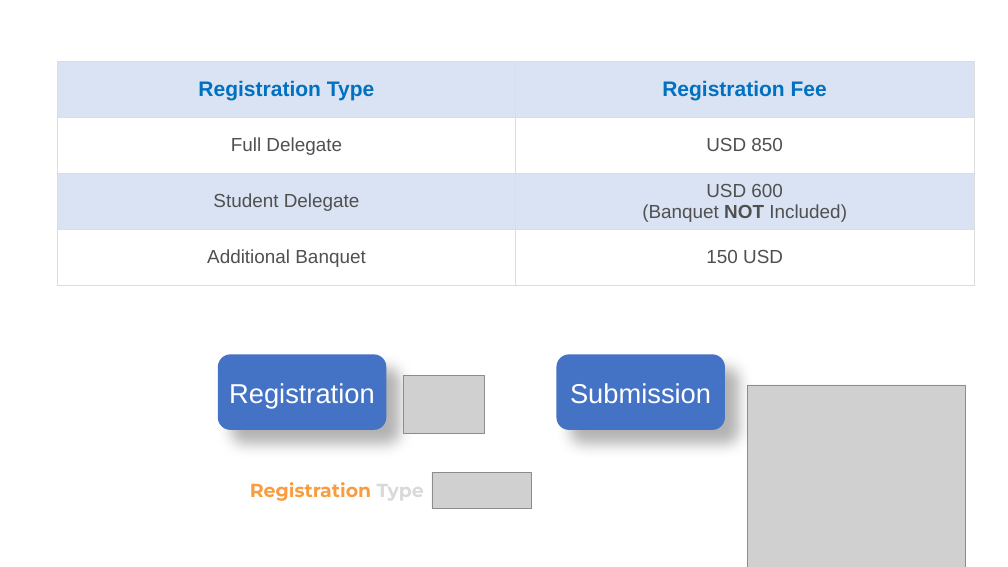
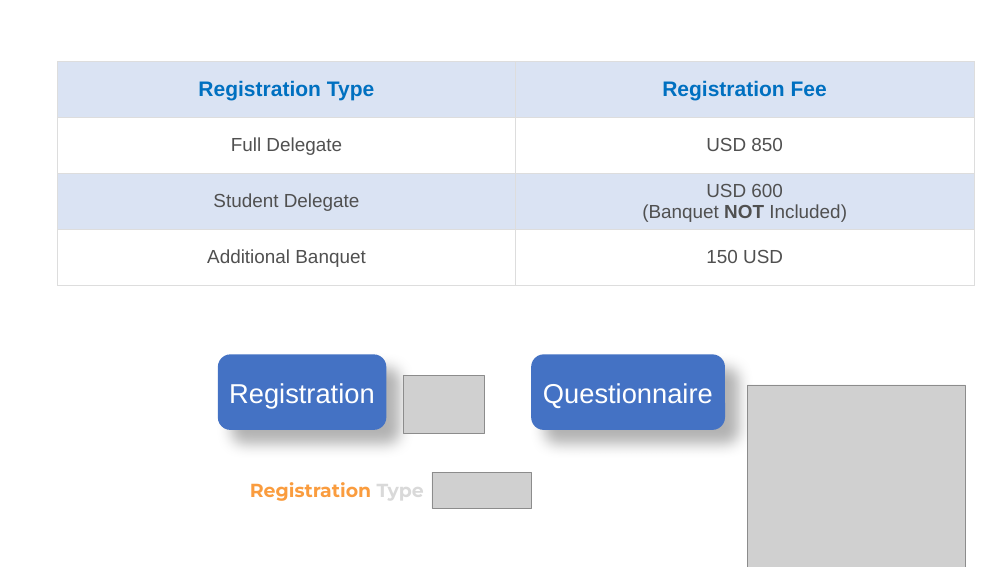
Before and after one commit to zhangxy911/zhangxy911.github.io, a slide deck: slide 3 of assets/figures.pptx. Drawn at 1008x567 pixels with LibreOffice and Linux fonts; fonts in the diff are those of the drawing; grey boxes stand for pictures. Boxes give left, top, right and bottom in pixels: in the first picture for what was removed or moved away, otherwise in the second. Text is boxed around its words. In the diff, an @@ line names an element or a change of style, - is before the commit and + after.

```diff
--- a/assets/figures.pptx
+++ b/assets/figures.pptx
@@ rounded rectangle "Questionnaire" resized from (x1=557, y1=355, x2=725, y2=430) to (x1=532, y1=355, x2=725, y2=430) @@
@@ text in rounded rectangle at (x1=543, y1=383, x2=713, y2=407): text changed @@
-Submission
+Questionnaire
```
Also in this commit, not shown: 3 other files.
